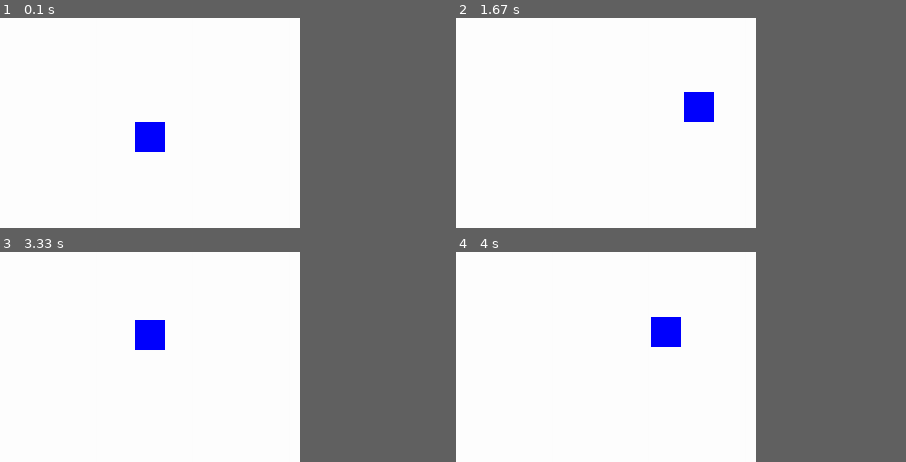
Above: before the commit, frames 1-4 (two rows, left to right).
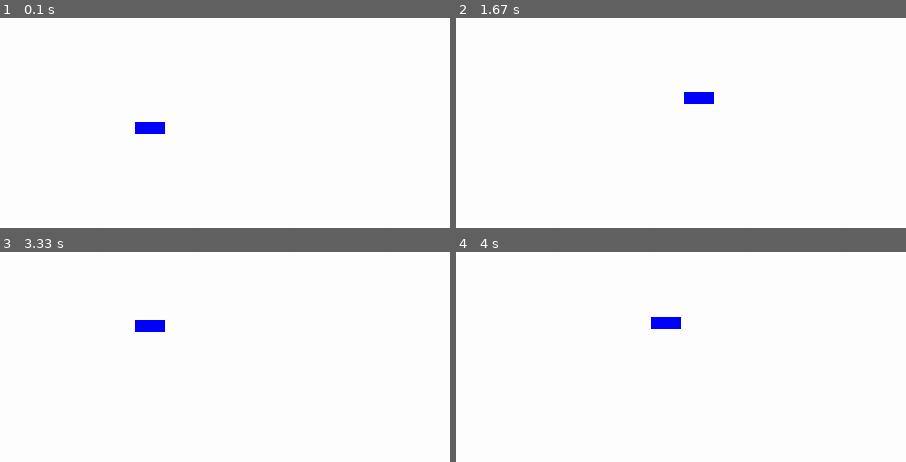
Above: after the commit, the same moments.

Repository: mikkelamstrup/Pygame-day-1
Game: pygame game, started from simpel.py
Two runs of this game, one before a commit and one after it. Both use one fixed random seed, a clock stepped at 60 frames per second and the inputs below.
Inputs:
- Up to frame 1 (0.1 s): no input
- Up to frame 2 (1.67 s): hold Right 0.33-0.8 s; hold Up 0.83-1.13 s; hold Right 1.17-1.63 s
- Up to frame 3 (3.33 s): hold Left 1.67-2.2 s; hold Down 2.23-2.53 s; hold Left 2.57-2.97 s; hold Up from 3 s (still down)
- Up to frame 4 (4 s): release Up at 3.37 s; hold Right from 3.4 s (still down)
The pictures show only the part of the screen within x 0-50%, y 7-57%; the shares and areas given below are measured in that part.
In our replay, the window is 300x300 before the commit and 900x420 after it. These sizes can differ from the game's own. Grey fills any space a smaller window leaves; there, only what the larger window draws over its background counts as a difference.

The runs differ from the first frame. In frame 1, 0.6% of the frame differs, in the area x 30-37%, y 55-64%; in frame 2, 0.6%; in frame 3, 0.6%; in frame 4, 0.6%.

Commit message:
movingObstacle is not working, fix will come

Diff:
--- /dev/null
+++ b/movingObstacle.py
@@ -0,0 +1,95 @@
+import pygame
+import random
+
+pygame.init()
+
+# Skærm opsætning
+WIDTH, HEIGHT = 1500, 700
+screen = pygame.display.set_mode((WIDTH, HEIGHT))
+pygame.display.set_caption("My first game")
+
+# Farver
+WHITE = (255, 255, 255)
+BLUE = (0, 0, 255)
+RED = (255, 0, 0)
+BLACK = (0, 0, 0)
+
+# Spilleren
+player_width, player_height = 50, 20
+x, y = 225, 225
+speed = 5
+
+# Forhindringen (den røde firkant)
+obstacle_size = 50
+
+# Sørg for, at forhindringen IKKE starter på spilleren
+while True:
+    obstacleX = float(random.randint(0, WIDTH - obstacle_size))
+    obstacleY = float(random.randint(0, HEIGHT - obstacle_size))
+    playerRect_initial = pygame.Rect(x, y, player_width, player_height)
+    obstacleRect_initial = pygame.Rect(round(obstacleX), round(obstacleY), obstacle_size, obstacle_size)
+    if not playerRect_initial.colliderect(obstacleRect_initial):
+        break
+
+obstacleSpeedX = 4
+obstacleSpeedY = 3
+
+# Font til GAME OVER
+font = pygame.font.SysFont("Arial", 50)
+
+running = True
+gameOver = False
+
+while running:
+    pygame.time.delay(30)
+
+    for event in pygame.event.get():
+        if event.type == pygame.QUIT:
+            running = False
+
+    # Spilleren kan bevæge sig, hvis spillet ikke er ovre
+    if not gameOver:
+        keys = pygame.key.get_pressed()
+        if keys[pygame.K_LEFT]:
+            x -= speed
+        if keys[pygame.K_RIGHT]:
+            x += speed
+        if keys[pygame.K_UP]:
+            y -= speed
+        if keys[pygame.K_DOWN]:
+            y += speed
+
+    # Opdater forhindringens position – denne kode kører uanset gameOver
+    obstacleX += obstacleSpeedX
+    obstacleY += obstacleSpeedY
+
+    # Skift retning, når den rammer skærmens kanter
+    if obstacleX <= 0 or obstacleX >= WIDTH - obstacle_size:
+        obstacleSpeedX *= -1
+    if obstacleY <= 0 or obstacleY >= HEIGHT - obstacle_size:
+        obstacleSpeedY *= -1
+
+    # Opret rektangler til kollisionstjek
+    playerRect = pygame.Rect(x, y, player_width, player_height)
+    obstacleRect = pygame.Rect(round(obstacleX), round(obstacleY), obstacle_size, obstacle_size)
+
+    # Tjek for kollision hvis spillet ikke er ovre
+    if not gameOver:
+        if playerRect.colliderect(obstacleRect):
+            gameOver = True
+
+    # Tegn alt
+    screen.fill(WHITE)
+    pygame.draw.rect(screen, BLUE, playerRect)      # Spilleren
+    pygame.draw.rect(screen, RED, obstacleRect)       # Forhindringen
+
+    if gameOver:
+        gameOverText = font.render("GAME OVER", True, BLACK)
+        screen.blit(gameOverText, (WIDTH // 2 - 100, HEIGHT // 2 - 25))
+        pygame.display.update()
+        pygame.time.delay(5000)
+        running = False
+
+    pygame.display.update()
+
+pygame.quit()
--- /dev/null
+++ b/obstacle.py
@@ -0,0 +1,61 @@
+import pygame
+import random
+
+pygame.init()
+
+WIDTH, HEIGHT = 1500, 700
+screen = pygame.display.set_mode((WIDTH, HEIGHT))
+pygame.display.set_caption("My first game")
+
+WHITE = (255, 255, 255)
+BLUE = (0, 0, 255)
+RED = (255, 0, 0)
+BLACK = (0, 0, 0)
+
+x, y = 225, 225
+speed = 5
+
+obstacleX = random.randint(0, WIDTH - 50)
+obstacleY = random.randint(0, HEIGHT - 50)
+
+font = pygame.font.SysFont("Arial", 50)
+
+running = True
+gameOver = False
+
+while running:
+    pygame.time.delay(30)
+
+    for event in pygame.event.get():
+        if event.type == pygame.QUIT:
+            running = False
+
+    if not gameOver:
+
+        keys = pygame.key.get_pressed()
+        if keys[pygame.K_LEFT]: x -= speed
+        if keys[pygame.K_RIGHT]: x += speed
+        if keys[pygame.K_UP]: y -= speed
+        if keys[pygame.K_DOWN]: y += speed
+
+        playerRect = pygame.Rect(x, y, 50, 50)
+        obstacleRect = pygame.Rect(obstacleX, obstacleY, 50, 50)
+
+        if playerRect.colliderect(obstacleRect):
+            gameOver = True
+
+    screen.fill(WHITE)
+    pygame.draw.rect(screen, BLUE, (x, y, 50, 20))
+    pygame.draw.rect(screen, RED, (obstacleX, obstacleY, 50, 50))
+
+    if gameOver:
+        gameOverText = font.render("GAME OVER", True, BLACK)
+        screen.blit(gameOverText, (WIDTH // 2 - 100, HEIGHT // 2 - 25))
+        pygame.display.update()
+
+        pygame.time.delay(5000)
+        running = False
+
+    pygame.display.update()
+
+pygame.quit()
--- a/first.py
+++ b/simpel.py
@@ -2,7 +2,7 @@
 
 pygame.init()
 
-WIDTH, HEIGHT = 500, 500
+WIDTH, HEIGHT = 1500, 700
 screen = pygame.display.set_mode((WIDTH, HEIGHT))
 pygame.display.set_caption("My first game")
 
@@ -27,7 +27,7 @@
     if keys[pygame.K_DOWN]: y += speed
 
     screen.fill(WHITE)
-    pygame.draw.rect(screen, BLUE, (x, y, 50, 50))
+    pygame.draw.rect(screen, BLUE, (x, y, 50, 20))
     pygame.display.update()
 
 pygame.quit()
